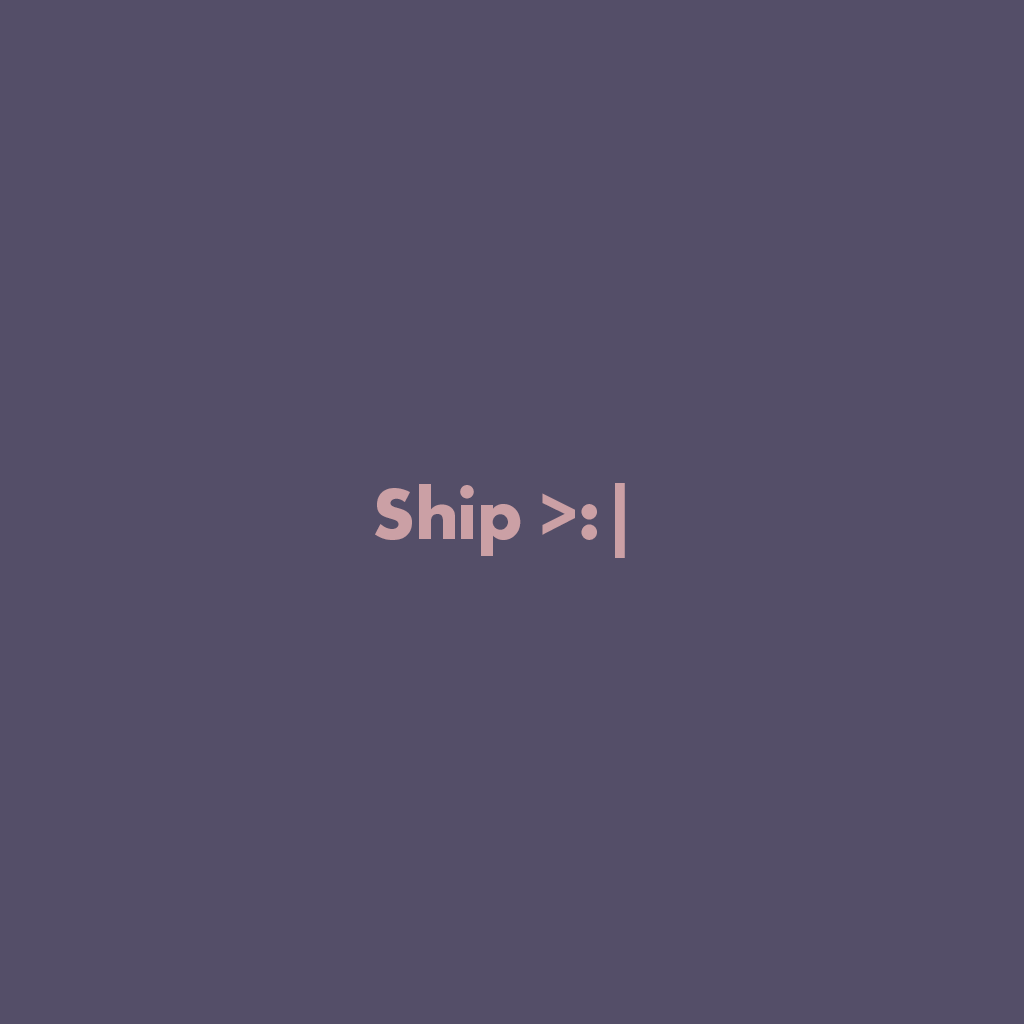
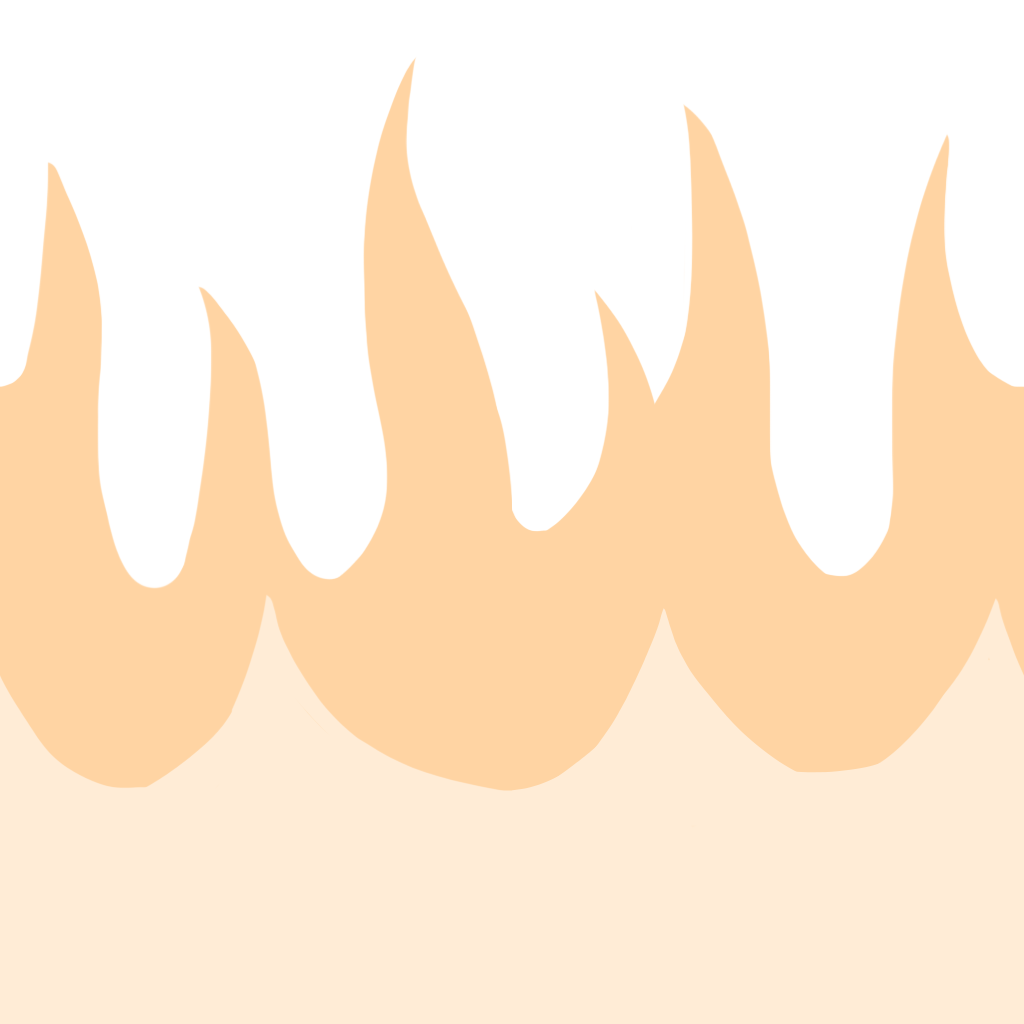
Before/after of a 1024x1024 layered artwork. What changed in the layer stack:
hid group "Ship" (2 layers) over [0, 0, 1024, 1024]
showed group "Fire" (2 layers) over [0, 51, 1024, 1024]
added layer "Layer 19" in group "Fire" over [0, 55, 1024, 1024]
